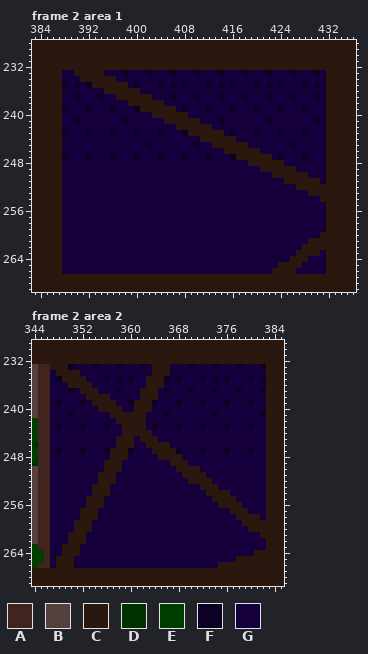
File history of a pixel-art file, GWS/Sprites/BG Assets/Clocktower Stage/ClocktowerNew.ase. The first picture shows the starting point.
480x270 pixels, 8 frames. Colours within 5 levels of each other are drawn and written as one. Shown: frame 2 area 1: x 383..436, y 228..269; frame 2 area 2: x 344..385, y 229..269. The commit also changed other frames or places, which this record leaves out.
Palette (. is transparent): A #42241f  B #54403c  C #2a180f  D #003200  E #003e00  F #0d0025  G #15003d
And afterwards:
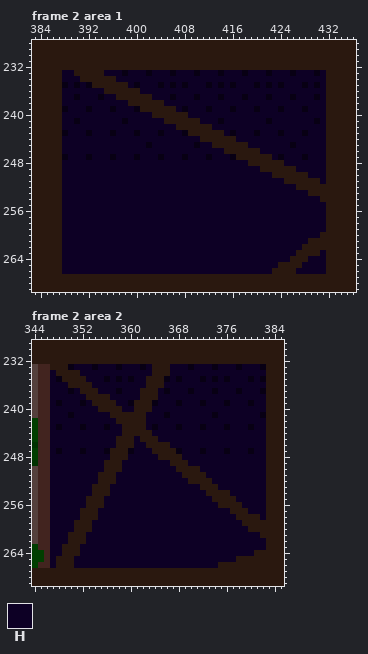
Colours new in this view: H #0d0025
Change:
layer "Flattened" added
colour F: #0d0025 -> #080014
Changed rows in their new state; - is a pixel that keeps its letter.
Frame 2 area 1, layer "Flattened":
first column x 388:
233 HH-----HHH-HHH-HHH-HHH-HHH-HHH-HHH-HHH-HHH-H
234 HHH------HHHHHHHHHHHHHHHHHHHHHHHHHHHHHHHHHHH
235 -H-H-------H-HHH-H-H-HHH-H-H-HHH-H-H-HHH-H-H
236 HHHHHHH------HHHHHHHHHHHHHHHHHHHHHHHHHHHHHHH
237 HH-HHH-HH------HHH-HHH-HHH-HHH-HHH-HHH-HHH-H
238 HHHHHHHHHHH------HHHHHHHHHHHHHHHHHHHHHHHHHHH
239 -HHH-HHH-HHH-------H-HHH-HHH-HHH-HHH-HHH-HHH
240 HHHHHHHHHHHHHHH------HHHHHHHHHHHHHHHHHHHHHHH
241 HH-HHHHHHH-HHHHHH------HHH-HHHHHHH-HHHHHHH-H
242 HHHHHHHHHHHHHHHHHHH------HHHHHHHHHHHHHHHHHHH
243 -HHH-HHH-HHH-HHH-HHH-------H-HHH-HHH-HHH-HHH
244 HHHHHHHHHHHHHHHHHHHHHHH------HHHHHHHHHHHHHHH
245 HHHHHHHHHHHHHH-HHHHHHH-HH------HHHHHHH-HHHHH
246 HHHHHHHHHHHHHHHHHHHHHHHHHHH------HHHHHHHHHHH
247 -HHH-HHH-HHH-HHH-HHH-HHH-HHH-------H-HHH-HHH
248 HHHHHHHHHHHHHHHHHHHHHHHHHHHHHHH------HHHHHHH
249 HHHHHHHHHHHHHHHHHHHHHHHHHHHHHHHHH------HHHHH
250 HHHHHHHHHHHHHHHHHHHHHHHHHHHHHHHHHHH------HHH
251 HHHHHHHHHHHHHHHHHHHHHHHHHHHHHHHHHHHHH------H
252 HHHHHHHHHHHHHHHHHHHHHHHHHHHHHHHHHHHHHHH-----
253 HHHHHHHHHHHHHHHHHHHHHHHHHHHHHHHHHHHHHHHHH---
254 HHHHHHHHHHHHHHHHHHHHHHHHHHHHHHHHHHHHHHHHHHH-
255 HHHHHHHHHHHHHHHHHHHHHHHHHHHHHHHHHHHHHHHHHHHH
256 HHHHHHHHHHHHHHHHHHHHHHHHHHHHHHHHHHHHHHHHHHHH
257 HHHHHHHHHHHHHHHHHHHHHHHHHHHHHHHHHHHHHHHHHHHH
258 HHHHHHHHHHHHHHHHHHHHHHHHHHHHHHHHHHHHHHHHHHHH
259 HHHHHHHHHHHHHHHHHHHHHHHHHHHHHHHHHHHHHHHHHHHH
260 HHHHHHHHHHHHHHHHHHHHHHHHHHHHHHHHHHHHHHHHHHH-
261 HHHHHHHHHHHHHHHHHHHHHHHHHHHHHHHHHHHHHHHHH---
262 HHHHHHHHHHHHHHHHHHHHHHHHHHHHHHHHHHHHHHHH----
263 HHHHHHHHHHHHHHHHHHHHHHHHHHHHHHHHHHHHHHH----H
264 HHHHHHHHHHHHHHHHHHHHHHHHHHHHHHHHHHHHHH---HHH
265 HHHHHHHHHHHHHHHHHHHHHHHHHHHHHHHHHHHH----HHHH
266 HHHHHHHHHHHHHHHHHHHHHHHHHHHHHHHHHHH----HHHHH
Frame 2 area 2, layer "Flattened":
first column x 347:
233 ----HHH-HHH-HHH-H---HHH-HHH-HHH-HHH-
234 H----HHHHHHHHHHHH---HHHHHHHHHHHHHHHH
235 H-----HHH-H-H-HH----H-HHH-H-H-HHH-H-
236 HHH----HHHHHHHHH---HHHHHHHHHHHHHHHHH
237 HHH-H---HHH-HHH---H-HHH-HHH-HHH-HHH-
238 HHHHHH----HHHHH---HHHHHHHHHHHHHHHHHH
239 H-HHH-H----HH-----HHH-HHH-HHH-HHH-HH
240 HHHHHHHH----HH---HHHHHHHHHHHHHHHHHHH
241 HHH-HHHHHH------HHH-HHHHHHH-HHHHHHH-
242 HHHHHHHHHHH-----HHHHHHHHHHHHHHHHHHHH
243 H-HHH-HHH-HH----H-HHH-HHH-HHH-HHH-HH
244 HHHHHHHHHHHH-----HHHHHHHHHHHHHHHHHHH
245 HHHHHHHHHHH---H---HHHHHHHHHHHHHHHHHH
246 HHHHHHHHHHH---HH----HHHHHHHHHHHHHHHH
247 H-HHH-HHH-----HHH-----HHH-HHH-HHH-HH
248 HHHHHHHHHH---HHHHH----HHHHHHHHHHHHHH
249 HHHHHHHHH---HHHHHHHH---HHHHHHHHHHHHH
250 HHHHHHHHH---HHHHHHHHH----HHHHHHHHHHH
251 HHHHHHHH---HHHHHHHHHHH----HHHHHHHHHH
252 HHHHHHHH---HHHHHHHHHHHH----HHHHHHHHH
253 HHHHHHH---HHHHHHHHHHHHHHH---HHHHHHHH
254 HHHHHHH---HHHHHHHHHHHHHHHH----HHHHHH
255 HHHHHH---HHHHHHHHHHHHHHHHHH----HHHHH
256 HHHHHH---HHHHHHHHHHHHHHHHHHH----HHHH
257 HHHHH---HHHHHHHHHHHHHHHHHHHHHH---HHH
258 HHHHH---HHHHHHHHHHHHHHHHHHHHHHH----H
259 HHHH---HHHHHHHHHHHHHHHHHHHHHHHHH----
260 HHHH---HHHHHHHHHHHHHHHHHHHHHHHHHH---
261 HHH---HHHHHHHHHHHHHHHHHHHHHHHHHHHHH-
262 HHH---HHHHHHHHHHHHHHHHHHHHHHHHHHHHHH
263 HH---HHHHHHHHHHHHHHHHHHHHHHHHHHHHHHH
264 HH---HHHHHHHHHHHHHHHHHHHHHHHHHHHHH--
265 H---HHHHHHHHHHHHHHHHHHHHHHHHHHH-----
266 H---HHHHHHHHHHHHHHHHHHHHHHHH--------
Boxes around the changes in both pictures, in picture pixels (x1, y1, x2, y2):
changed: (62, 70, 326, 274)
changed: (50, 364, 266, 568)
